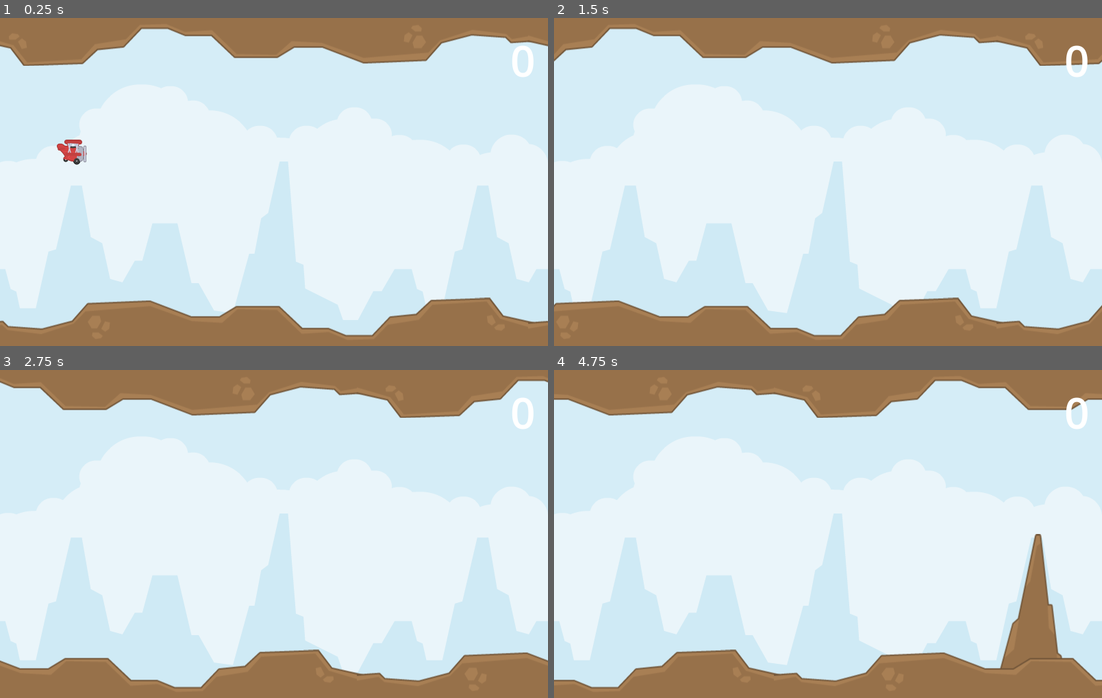
Above: before the commit, frames 1-4 (two rows, left to right).
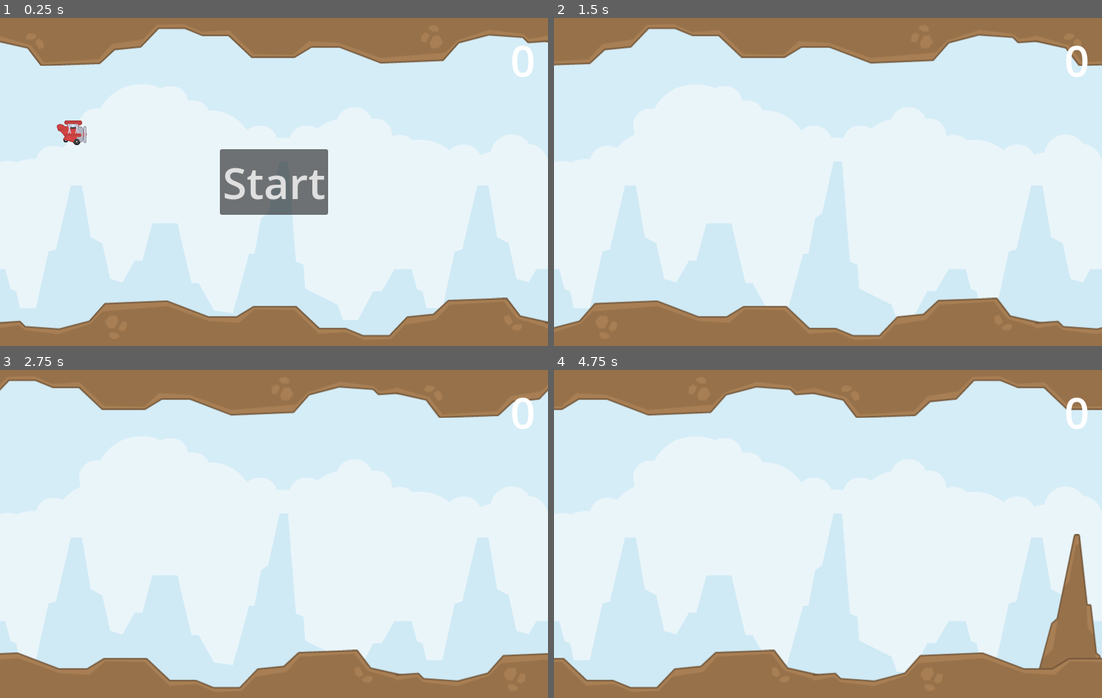
Above: after the commit, the same moments.

Repository: SnabbKneht/Tappy-Plane
Game: Godot game, scene res://scenes/main.tscn
The game is run twice, just before and just after one commit, with the same random seed, the same clock (stepped at 60 frames per second) and the same inputs.
Inputs (mouse positions are in pixels of both pictures, inside the frame that each line leads up to):
- Up to frame 1 (0.25 s): no input
- Up to frame 2 (1.5 s): click (828, 182) at 0.5 s, where only the run after the commit has a clickable "Start"; move the mouse to (948, 165) at 1.27 s; click (948, 165) at 1.35 s
- Up to frame 3 (2.75 s): move the mouse to (164, 550) at 2.02 s; click (164, 550) at 2.1 s
- Up to frame 4 (4.75 s): move the mouse to (882, 461) at 2.77 s; click (882, 461) at 2.85 s; move the mouse to (800, 599) at 3.52 s; click (800, 599) at 3.6 s; move the mouse to (992, 583) at 4.27 s; click (992, 583) at 4.35 s

The runs differ from the first frame. In frame 1, 8.1% of the frame differs, in the area x 0-100%, y 2-98%; in frame 2, 7.1%; in frame 3, 7.1%; in frame 4, 11%, in the area x 0-100%, y 3-97%.

Commit message:
Add start button

Diff:
--- a/scenes/main.tscn
+++ b/scenes/main.tscn
@@ -6,6 +6,7 @@
 [ext_resource type="PackedScene" uid="uid://do5v4t434g2rs" path="res://scenes/plane.tscn" id="3_5uawr"]
 [ext_resource type="PackedScene" uid="uid://t1hnuyfyaw2q" path="res://scenes/score_label.tscn" id="6_0suru"]
 [ext_resource type="PackedScene" uid="uid://cjdj51l64hw3f" path="res://scenes/rock_spawner.tscn" id="6_60lsg"]
+[ext_resource type="PackedScene" uid="uid://1fjub8rfwbmx" path="res://scenes/start_button.tscn" id="7_leeie"]
 
 [node name="Main" type="Node"]
 script = ExtResource("1_hsphl")
@@ -35,5 +36,8 @@
 
 [node name="ScoreLabel" parent="." instance=ExtResource("6_0suru")]
 
+[node name="StartButton" parent="." instance=ExtResource("7_leeie")]
+
 [connection signal="crashed" from="Plane" to="." method="_on_plane_crashed"]
 [connection signal="rock_passed" from="RockSpawner" to="." method="_on_rock_passed"]
+[connection signal="pressed" from="StartButton" to="." method="_on_start_button_pressed"]
--- a/scenes/rock_spawner.tscn
+++ b/scenes/rock_spawner.tscn
@@ -9,6 +9,5 @@
 
 [node name="Timer" type="Timer" parent="."]
 wait_time = 3.0
-autostart = true
 
 [connection signal="timeout" from="Timer" to="." method="_on_timer_timeout"]
--- /dev/null
+++ b/scenes/start_button.tscn
@@ -0,0 +1,16 @@
+[gd_scene format=3 uid="uid://1fjub8rfwbmx"]
+
+[node name="StartButton" type="Button"]
+anchors_preset = 8
+anchor_left = 0.5
+anchor_top = 0.5
+anchor_right = 0.5
+anchor_bottom = 0.5
+offset_left = -4.0
+offset_top = -4.0
+offset_right = 4.0
+offset_bottom = 4.0
+grow_horizontal = 2
+grow_vertical = 2
+theme_override_font_sizes/font_size = 64
+text = "Start"
--- a/scripts/ground.gd
+++ b/scripts/ground.gd
@@ -9,6 +9,9 @@
 @export var speed: float
 
 
+var game_started = false
+
+
 var initial_position_x
 
 
@@ -17,6 +20,11 @@
 
 
 func _physics_process(delta):
+	if not game_started: return
 	position.x -= delta * speed
 	if initial_position_x - position.x > move_distance:
 		position.x = initial_position_x
+
+
+func start():
+	game_started = true
--- a/scripts/main.gd
+++ b/scripts/main.gd
@@ -1,7 +1,10 @@
 extends Node
 
 
+@onready var player = $Plane
 @onready var score_label = $ScoreLabel
+@onready var rock_spawner = $RockSpawner
+@onready var start_button = $StartButton
 
 
 var score
@@ -18,3 +21,14 @@
 func _on_rock_passed():
 	score += 1
 	score_label.text = str(score)
+
+
+func start_game():
+	player.start()
+	get_tree().call_group("obstacles", "start")
+	rock_spawner.start()
+
+
+func _on_start_button_pressed():
+	start_button.hide()
+	start_game()
--- a/scripts/player.gd
+++ b/scripts/player.gd
@@ -14,6 +14,7 @@
 func _ready():
 	var color_variants = animated_sprite.sprite_frames.get_animation_names()
 	animated_sprite.play(Array(color_variants).pick_random())
+	freeze = true
 
 
 func _process(_delta):
@@ -24,3 +25,7 @@
 func _on_body_entered(_body):
 	crashed.emit(position)
 	queue_free()
+
+
+func start():
+	freeze = false
--- a/scripts/rock_spawner.gd
+++ b/scripts/rock_spawner.gd
@@ -2,6 +2,9 @@
 
 
 signal rock_passed
+
+
+@onready var timer = $Timer
 
 
 @export var rock_scene: PackedScene
@@ -17,3 +20,7 @@
 		new_rock.scale.y = -1
 	new_rock.get_node("ScoreArea").passed.connect(func(): rock_passed.emit())
 	add_child(new_rock)
+
+
+func start():
+	timer.start()
Not shown: 1 places in scenes/main.tscn that only renumber resources
